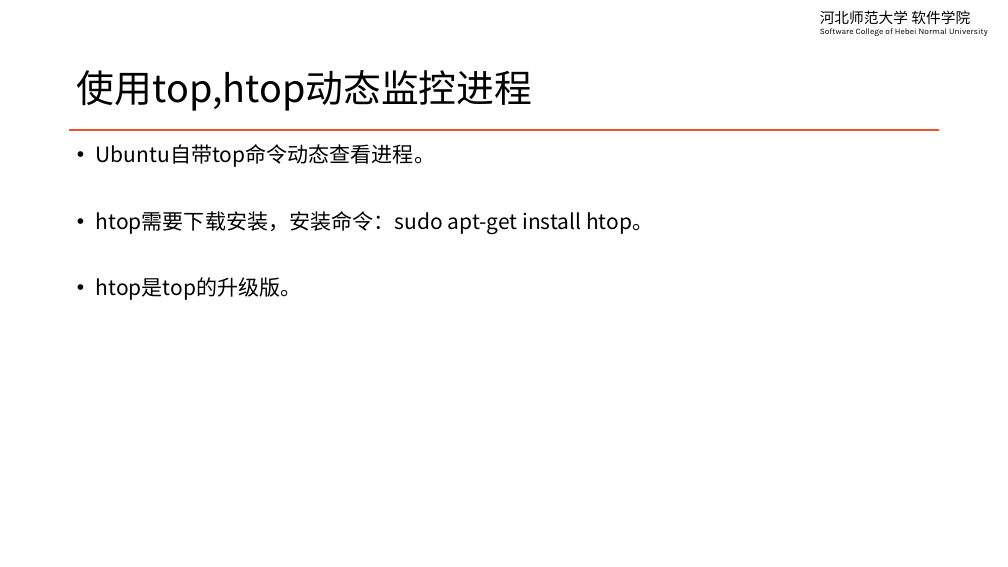
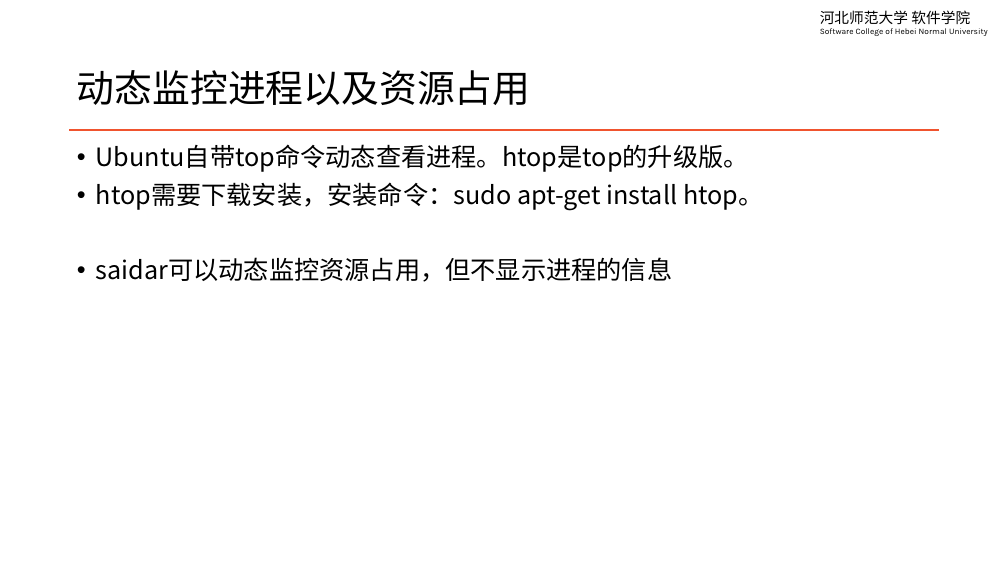
Before and after one commit to edu2act/course-linux-system, a slide deck: slide 9 of materials/slides/ch09-process-managment.pptx. Drawn at 1008x567 pixels with LibreOffice and Linux fonts; fonts in the diff are those of the drawing. Boxes give left, top, right and bottom in pixels: in the first picture for what was removed or moved away, otherwise in the second. Text is boxed around its words. In the diff, an @@ line names an element or a change of style, - is before the commit and + after.

```diff
--- a/materials/slides/ch09-process-managment.pptx
+++ b/materials/slides/ch09-process-managment.pptx
@@ title at (77, 70, 531, 105): text changed; font Noto Sans CJK SC to Courier New @@
-使用top,htop动态监控进程
+动态监控进程以及资源占用
@@ text at (96, 144, 749, 172): text changed; size 20 to 24 pt @@
-• Ubuntu自带top命令动态查看进程。
+• Ubuntu自带top命令动态查看进程。htop是top的升级版。
@@ text at (96, 182, 764, 211): size 20 to 24 pt in "htop需要下载安装，安装命令：sudo apt-get install htop。" @@
@@ text at (96, 257, 673, 282): text changed; size 20 to 24 pt @@
-• htop是top的升级版。
+• saidar可以动态监控资源占用，但不显示进程的信息
```
Also in this commit, not shown: 7 other slides changed, 1 other file.
